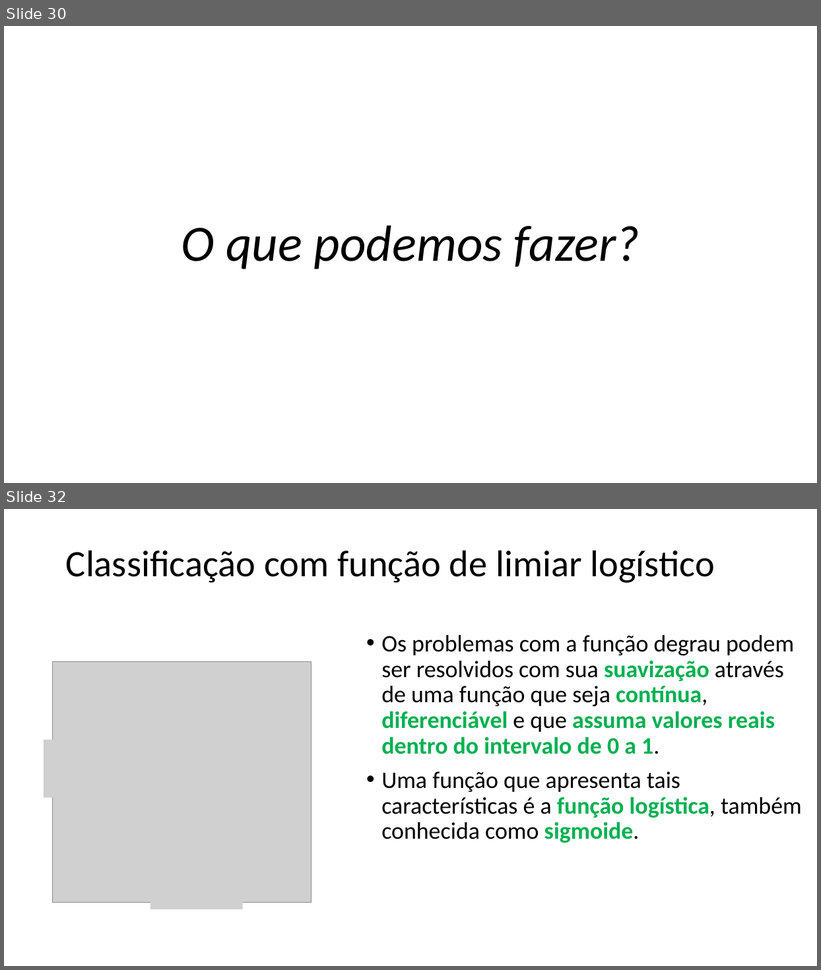
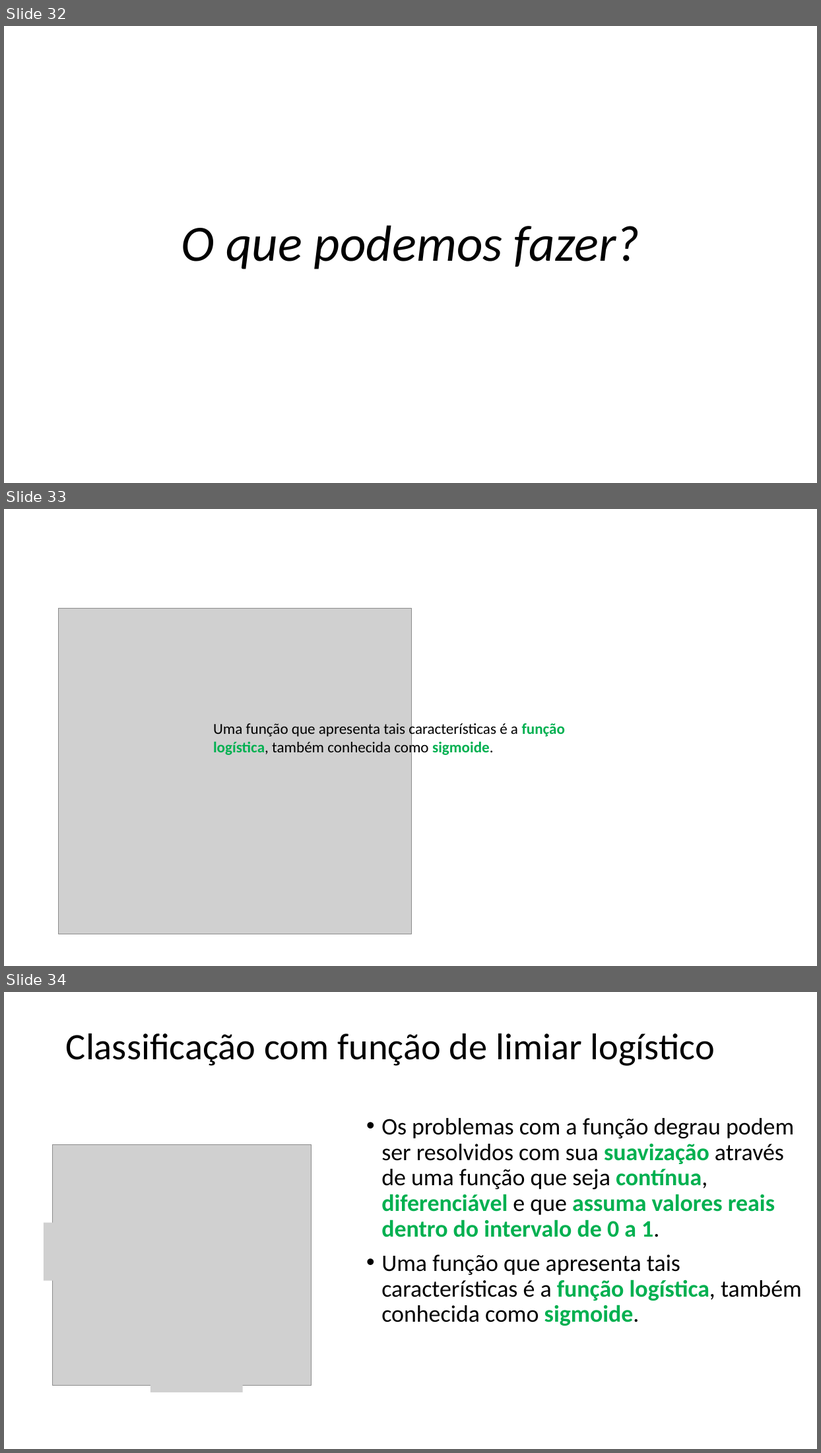
Before and after one commit to zz4fap/c24_inteligencia_artificial, a slide deck: slides/C24_Classificação.pptx. Shown one above the other, each under a label of ours: slides 30 and 32 before the commit, slides 32, 33 and 34 after it; the slides between them are not shown. The pictures are 821x970 and 821x1453 pixels, drawn with LibreOffice and Linux fonts; fonts in the diff are those of the drawing; grey boxes stand for pictures. Boxes give left, top, right and bottom in pixels: in the first picture for what was removed or moved away, otherwise in the second. Text is boxed around its words. In the diff, an @@ line names an element or a change of style, - is before the commit and + after.

Commit message:
new slides

```diff
--- a/slides/C24_Classificação.pptx
+++ b/slides/C24_Classificação.pptx
@@ slide 33 added at <box>4,509,817,966</box>, background #FFFFFF @@
@@ picture added at <box>58,608,411,934</box> @@
@@ text added at <box>213,721,565,757</box>, 18 pt, text #000000 @@
+Uma função que apresenta tais características é a função logística, também conhecida como sigmoide.
@@ what was slide 30 is now slide 32 @@
@@ what was slide 32 is now slide 34 @@
```
Also in this commit, not shown: 2 other slides added, 1 slide removed.
